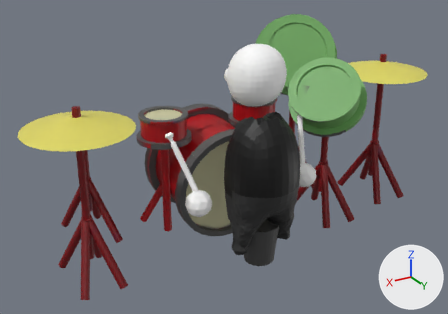
An edit to the glTF model assets/garage musician drums.gltf, drawn before and after from the same camera.
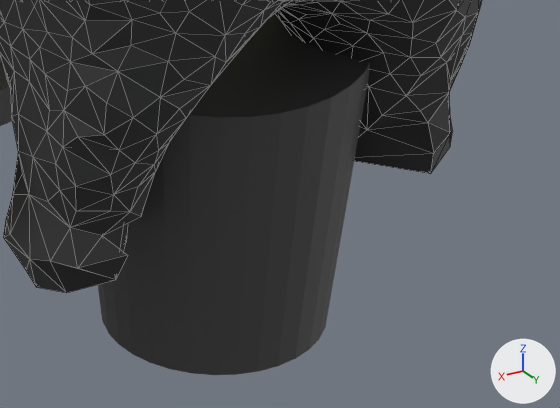
Each version is shown whole from a 50 mm lens placed at (7.87, 11.3, 5.99), pointed at (-0.08, -1.94, -0.64), then close up on the part from 52% to 68% of the width and 69% to 86% of the height. The axes (+X, +Y, +Z) are drawn at lower right. The lights are the same throughout. The close-ups show mesh edges as thin lines. Where no turn or scale is listed for an object, it has been applied to the vertices. Vertices at the same position are counted once.

The first close-up shows 'Big drum', 'Player.001'.
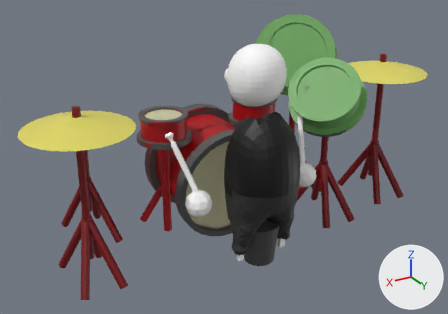
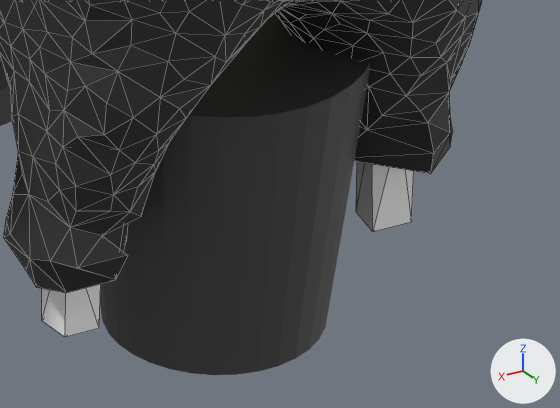
Diff of the bpy script that builds the scene:
```diff
--- a/assets/garage musician drums.gltf.py
+++ b/assets/garage musician drums.gltf.py
@@ me_icosphere_014 @@
 # used by ob_player_001; location = (0.0, 0.0, -1.355)
-me_icosphere_014.from_pydata(...)  # 1721 vertices, 3451 faces; spans x -2.03..2.03, y -1.23..0.83, z -0.98..4.13
+me_icosphere_014.from_pydata(...)  # 1742 vertices, 3485 faces; spans x -2.03..2.03, y -1.23..0.83, z -1.19..4.13
+# me_icosphere_014 part 1
+# 15 vertices are added at x -0.73..0.71, y -0.06..0.13, z -1.19..-0.77
+# 6 new vertices lie (0.0, 0.0, 0.42) away from vertices in x -0.73..0.71, y -0.06..0.11, z -1.19
+# 34 new faces join them, mat_skin_002 (white #ffffff)
 me_icosphere_014.materials.append(mat_skin_002)
```

Where the change shows, as pixel boxes [x1, y1, x2, y2] in the close-ups (560 x 408 px):
'Player.001', reshaped: before [0, 0, 482, 293]; after [0, 0, 482, 337]
part 1 of me_icosphere_014, added: after [42, 162, 414, 337]
